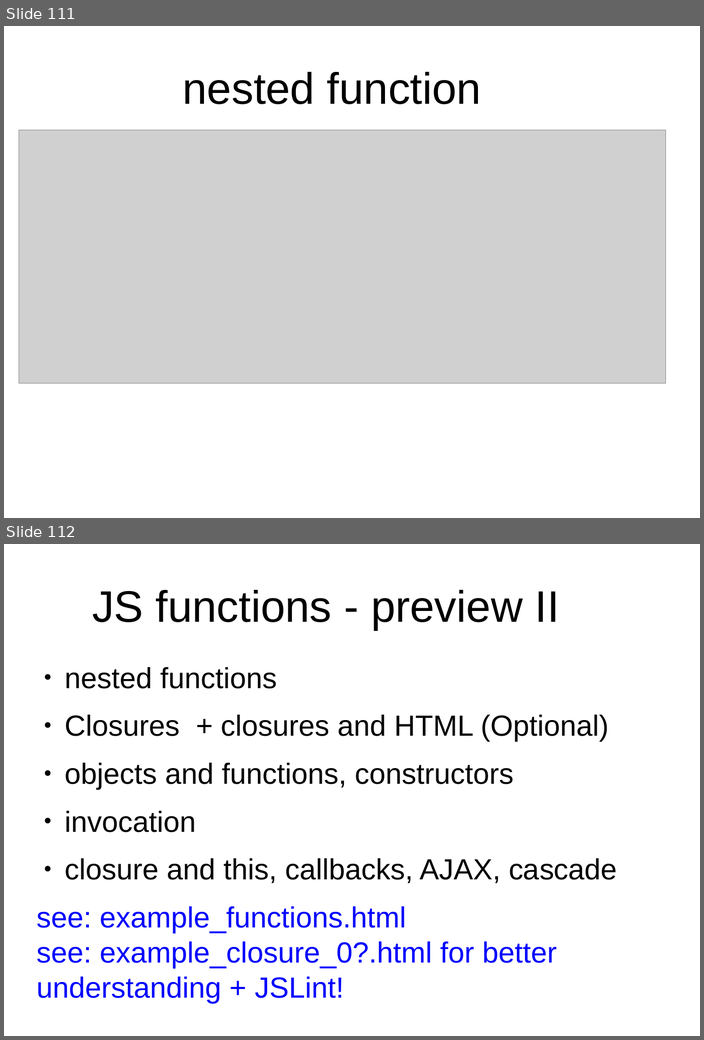
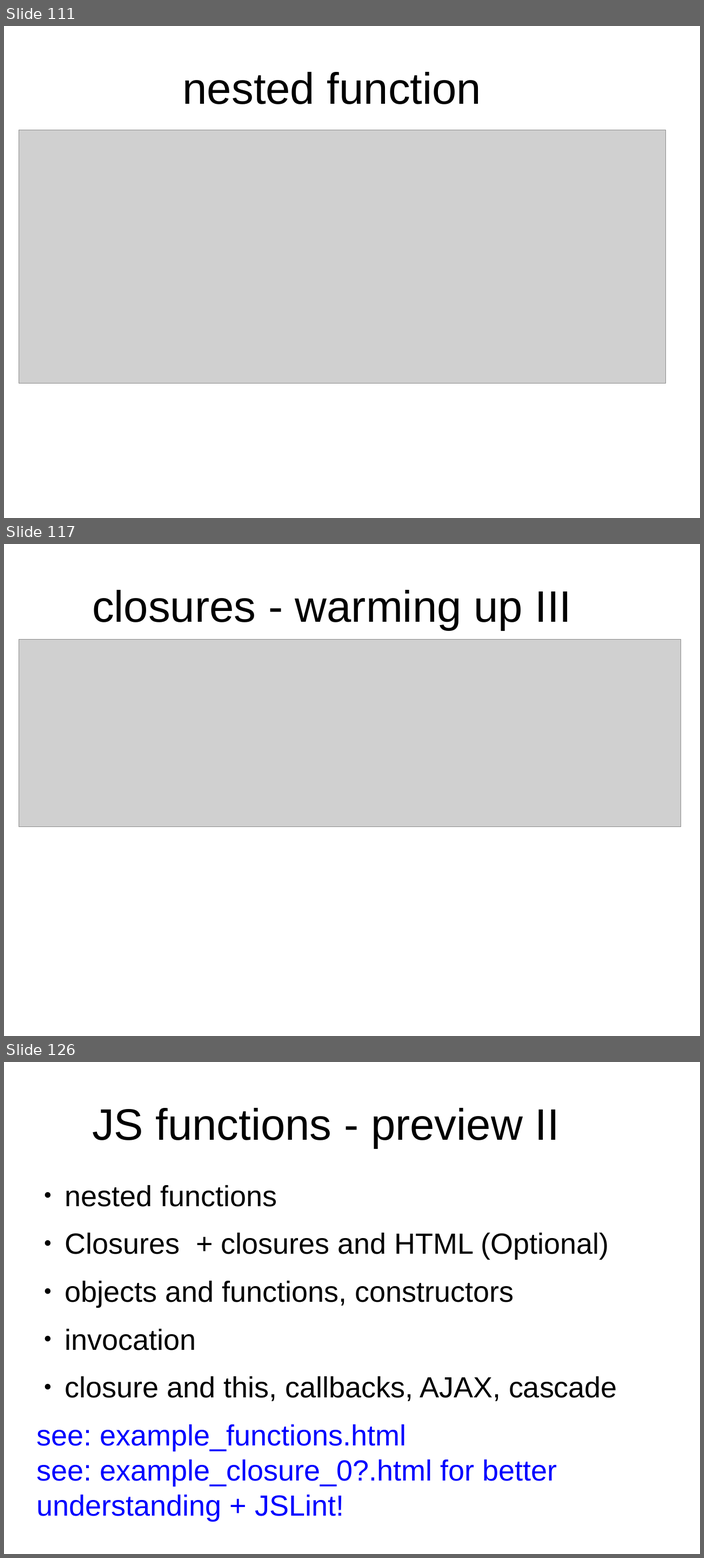
Before and after one commit to peterborkuti/other, a slide deck: JavaScriptBasics/jsbasics-slide.odp. Shown one above the other, each under a label of ours: slides 111 and 112 before the commit, slides 111, 117 and 126 after it; the slides between them are not shown. The pictures are 704x1040 and 704x1558 pixels, drawn with LibreOffice and Linux fonts; fonts in the diff are those of the drawing; grey boxes stand for pictures; background and template pictures are left out. Boxes give left, top, right and bottom in pixels: in the first picture for what was removed or moved away, otherwise in the second. Text is boxed around its words. In the diff, an @@ line names an element or a change of style, - is before the commit and + after.

```diff
--- a/JavaScriptBasics/jsbasics-slide.odp
+++ b/JavaScriptBasics/jsbasics-slide.odp
@@ slide 117 added at bbox=[4, 544, 700, 1036], background #FFFFFF @@
@@ title added at bbox=[92, 590, 572, 630], 53.3 pt, text #000000 @@
+closures - warming up III
@@ picture added at bbox=[19, 639, 681, 826] @@
@@ what was slide 112 is now slide 126 @@
```
Also in this commit, not shown: 13 other slides added, 2 other files.
